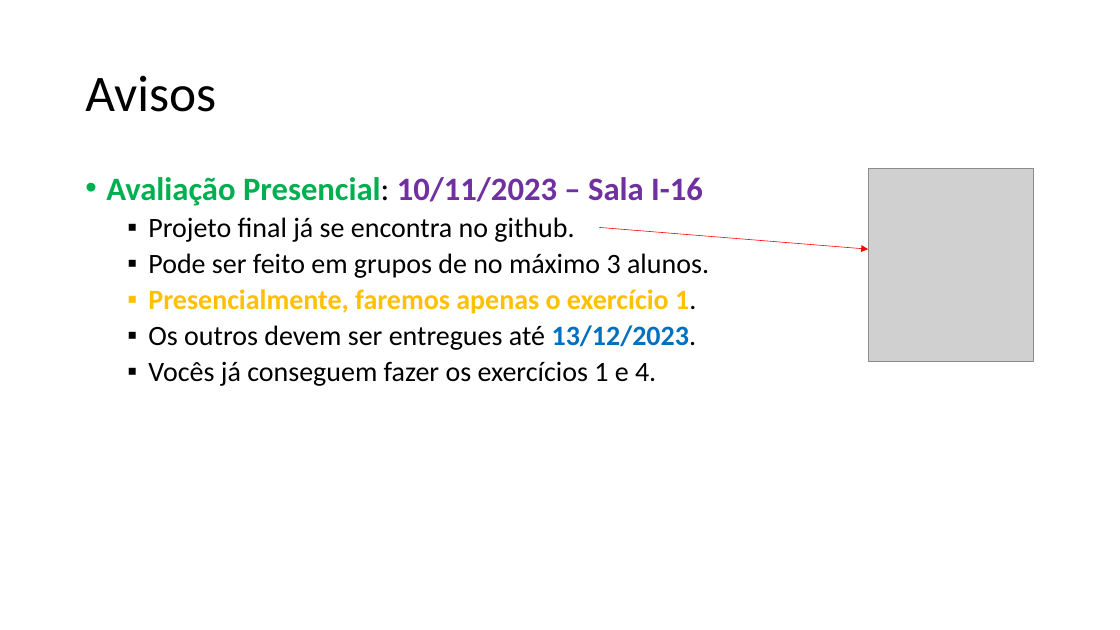
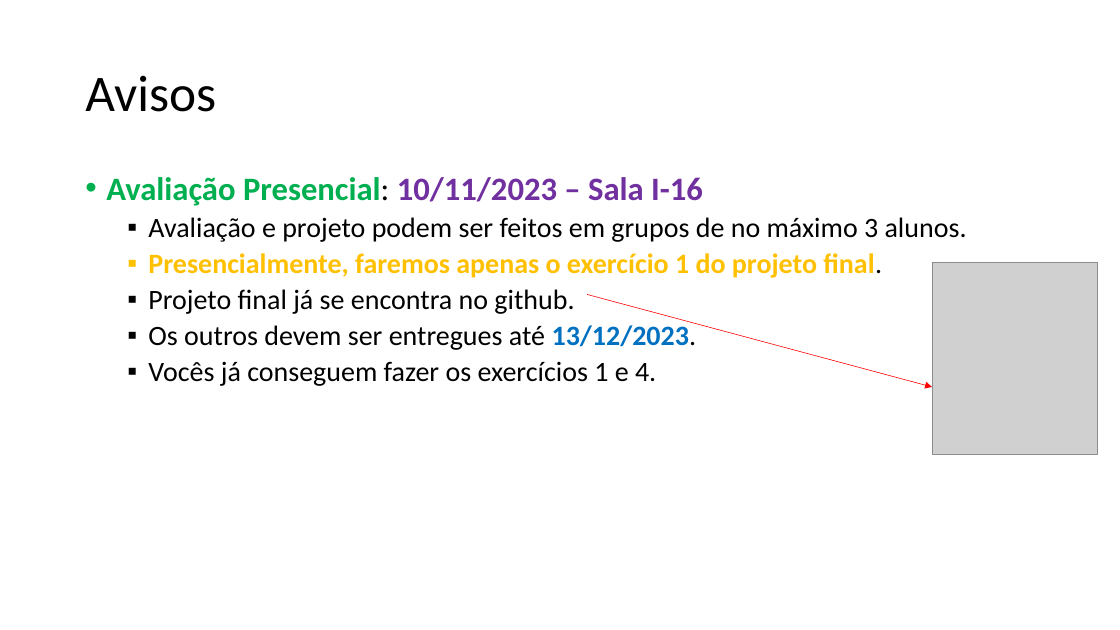
Before and after one commit to zz4fap/t319_aprendizado_de_maquina, a slide deck: slide 11 of slides/T319_Regressão_Linear (Parte IV).pptx. Drawn at 1120x630 pixels with LibreOffice and Linux fonts; fonts in the diff are those of the drawing; grey boxes stand for pictures. Boxes give left, top, right and bottom in pixels: in the first picture for what was removed or moved away, otherwise in the second. Text is boxed around its words. In the diff, an @@ line names an element or a change of style, - is before the commit and + after.

```diff
--- a/slides/T319_Regressão_Linear (Parte IV).pptx
+++ b/slides/T319_Regressão_Linear (Parte IV).pptx
@@ text at (x1=148, y1=217, x2=967, y2=278): paragraphs added @@
+  ▪ Avaliação e projeto podem ser feitos em grupos de no máximo 3 alunos.
+  ▪ Presencialmente, faremos apenas o exercício 1 do projeto final.
@@ text at (x1=148, y1=253, x2=709, y2=314): paragraphs removed @@
-  ▪ Pode ser feito em grupos de no máximo 3 alunos.
-  ▪ Presencialmente, faremos apenas o exercício 1.
@@ picture moved from (x1=869, y1=169, x2=1034, y2=361) to (x1=933, y1=263, x2=1098, y2=455) @@
@@ arrow moved from (599, 228) - (869, 250) to (587, 295) - (933, 387) @@
```
Also in this commit, not shown: 8 other slides changed, 1 other file.
